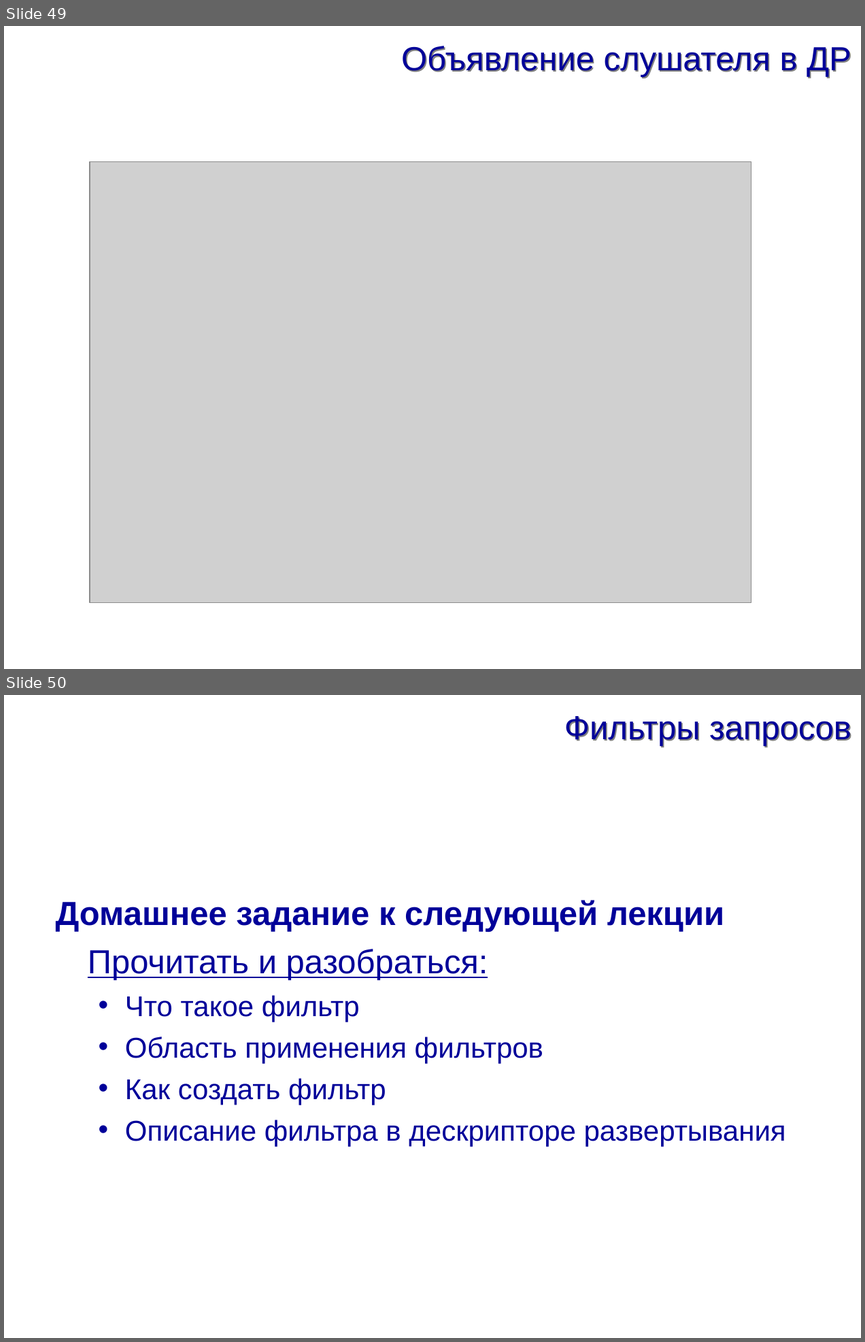
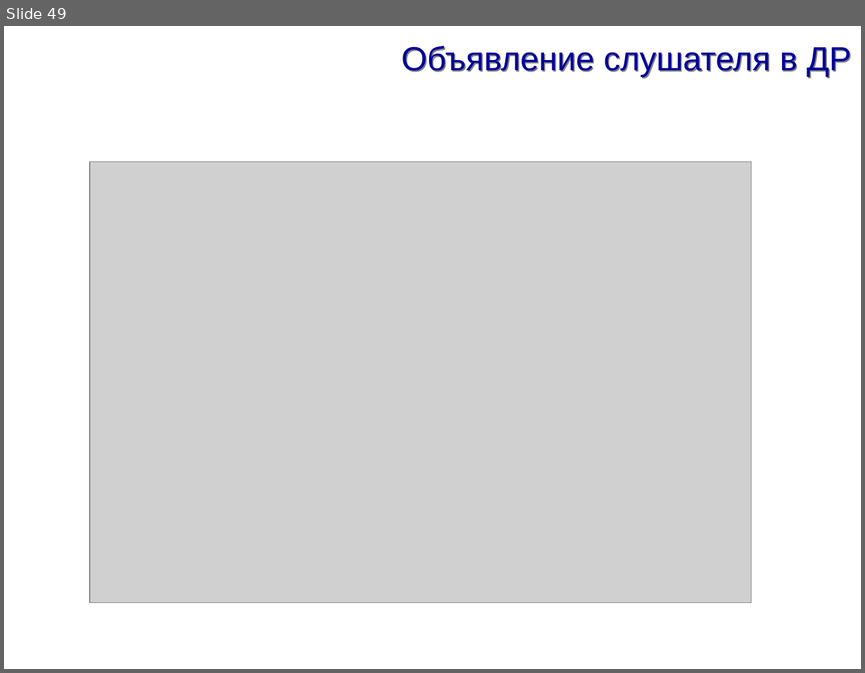
Before and after one commit to maxchv/JavaLessons, a slide deck: Lesson19/lecture-servlet.ppt. Shown one above the other, each under a label of ours: slides 49 and 50 before the commit, slide 49 after it. The pictures are 865x1342 and 865x673 pixels, drawn with LibreOffice and Linux fonts; fonts in the diff are those of the drawing; grey boxes stand for pictures. Boxes give left, top, right and bottom in pixels: in the first picture for what was removed or moved away, otherwise in the second. Text is boxed around its words. In the diff, an @@ line names an element or a change of style, - is before the commit and + after.

Commit message:
changed ppt

```diff
--- a/Lesson19/lecture-servlet.ppt
+++ b/Lesson19/lecture-servlet.ppt
@@ slide 50 removed at [4, 695, 861, 1338], background #FFFFFF @@
@@ title removed at [564, 716, 851, 746] @@
-Фильтры запросов
@@ text removed at [56, 900, 786, 1146] @@
-Домашнее задание к следующей лекции
-Прочитать и разобраться:
-  • Что такое фильтр
-  • Область применения фильтров
-  • Как создать фильтр
-  • Описание фильтра в дескрипторе развертывания
```
Also in this commit, not shown: 1 other slide removed, 3 other files.
